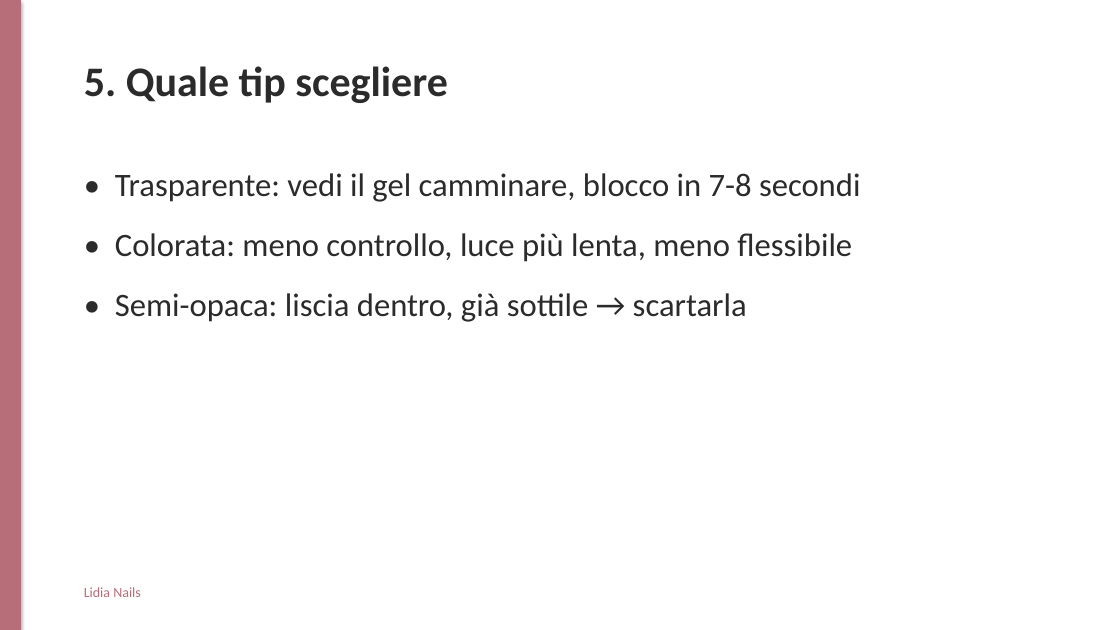
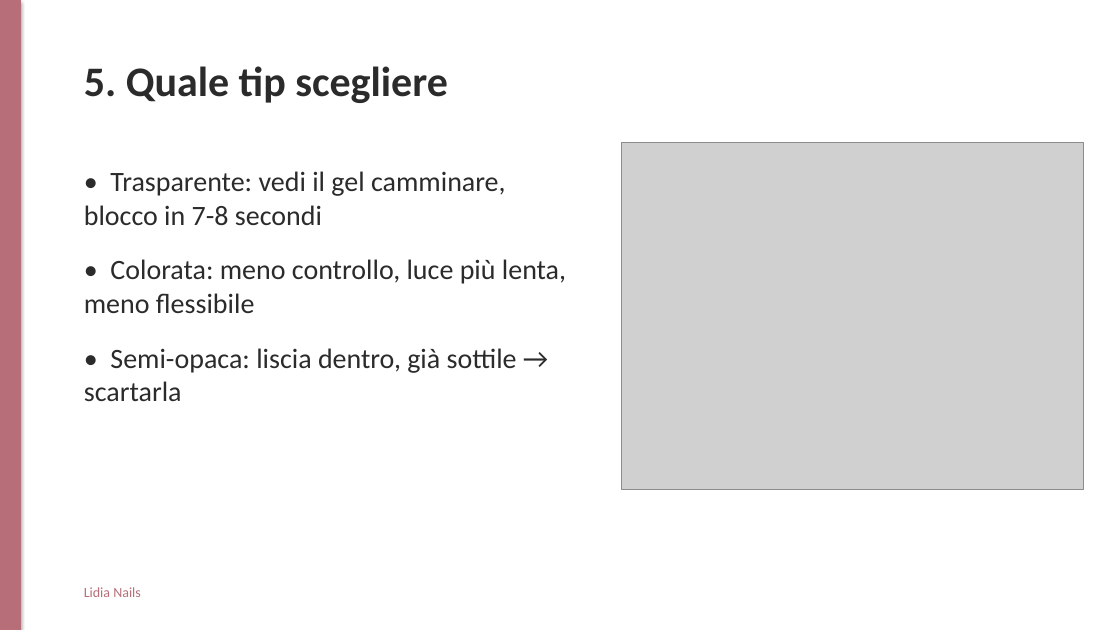
Before and after one commit to williamroma85-design/woxel-ig-assets, a slide deck: slide 6 of lidia-nails-corso/output/slide-lezione.pptx. Drawn at 1120x630 pixels with LibreOffice and Linux fonts; fonts in the diff are those of the drawing; grey boxes stand for pictures. Boxes give left, top, right and bottom in pixels: in the first picture for what was removed or moved away, otherwise in the second. Text is boxed around its words. In the diff, an @@ line names an element or a change of style, - is before the commit and + after.

```diff
--- a/lidia-nails-corso/output/slide-lezione.pptx
+++ b/lidia-nails-corso/output/slide-lezione.pptx
@@ picture added at <box>622,143,1084,489</box> @@
@@ text "• Trasparente: vedi il gel ..." at <box>84,171,566,401</box>: size 28 to 24 pt @@
```
Also in this commit, not shown: 8 other slides changed, 14 other files.
